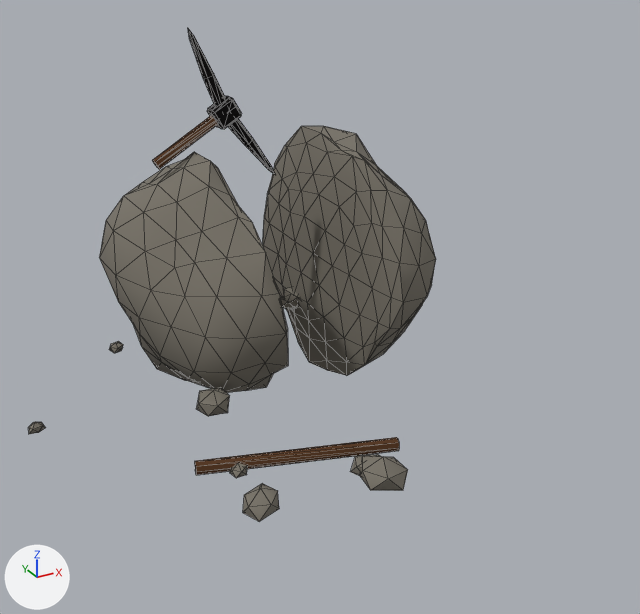
A saved change to the glTF model godot/assets/props/modelle/spitzhacke_fels_kaputt.glb.
Before and after are seen from a 50 mm camera at (-1.18, -2.48, 1.27) aimed at (-0.02, -0.38, 0.22). The axes (+X, +Y, +Z) are drawn at lower left. The lights are the same throughout. The picture after the commit comes second. Mesh edges are drawn as thin lines. Vertices at exactly the same position are counted once.

Objects in the first picture: 'spitzhacke_fels_kaputt'.
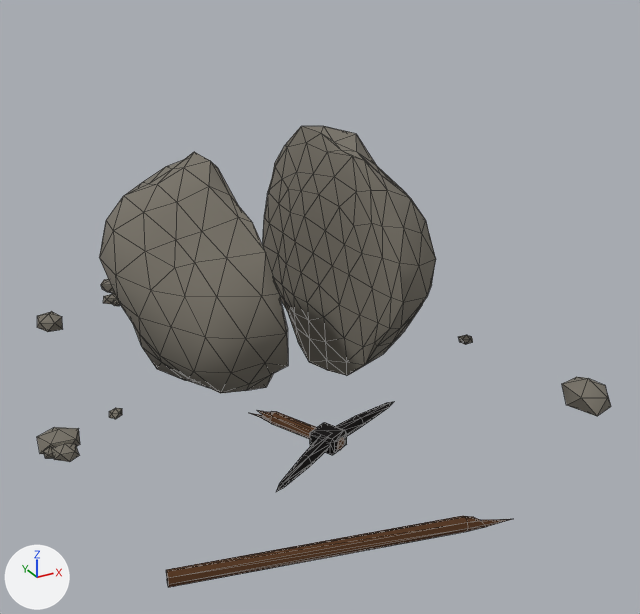
Where the change shows, as pixel boxes (x1, y1, x2, y2) in the pictures (640 x 614 px; the box of a moved part takes in the faces that stretch with it):
'spitzhacke_fels_kaputt', reshaped (41% wider, 6% shorter)
    before: (28, 29, 436, 522)
    after: (37, 126, 611, 587)
part 1 of me_spitzhacke_fels_kaputt, moved or reshaped
    before: (28, 422, 46, 434)
    after: (52, 443, 79, 462)
part 2 of me_spitzhacke_fels_kaputt, moved or reshaped (not visible before)
    after: (101, 279, 115, 294)
part 3 of me_spitzhacke_fels_kaputt, moved or reshaped
    before: (283, 287, 299, 306)
    after: (113, 299, 120, 306)
part 4 of me_spitzhacke_fels_kaputt, moved or reshaped
    before: (351, 454, 380, 476)
    after: (37, 427, 80, 454)
part 5 of me_spitzhacke_fels_kaputt, moved or reshaped
    before: (230, 463, 247, 478)
    after: (43, 447, 54, 458)
part 6 of me_spitzhacke_fels_kaputt, moved or reshaped (not visible afterwards)
    before: (360, 455, 408, 491)
part 7 of me_spitzhacke_fels_kaputt, moved or reshaped
    before: (243, 483, 279, 522)
    after: (109, 408, 122, 419)
part 8 of me_spitzhacke_fels_kaputt, moved or reshaped (not visible before)
    after: (37, 311, 63, 332)
part 9 of me_spitzhacke_fels_kaputt, moved or reshaped (not visible before)
    after: (103, 294, 117, 304)
part 10 of me_spitzhacke_fels_kaputt, moved or reshaped
    before: (280, 295, 297, 310)
    after: (562, 377, 611, 416)
part 11 of me_spitzhacke_fels_kaputt, moved or reshaped
    before: (228, 119, 275, 174)
    after: (276, 437, 329, 492)
part 12 of me_spitzhacke_fels_kaputt, moved or reshaped
    before: (188, 29, 225, 106)
    after: (336, 401, 394, 436)
part 13 of me_spitzhacke_fels_kaputt, moved or reshaped
    before: (207, 96, 241, 129)
    after: (310, 422, 347, 455)
part 14 of me_spitzhacke_fels_kaputt, added (brown)
    after: (250, 410, 345, 450)
part 15 of me_spitzhacke_fels_kaputt, added (brown)
    after: (166, 516, 512, 587)
part 16 of me_spitzhacke_fels_kaputt, deleted (brown)
    before: (152, 116, 218, 169)
part 17 of me_spitzhacke_fels_kaputt, moved or reshaped (not visible afterwards)
    before: (109, 341, 399, 475)
part 18 of me_spitzhacke_fels_kaputt, moved or reshaped (not visible before)
    after: (458, 335, 473, 344)

Diff of the bpy script that builds the scene:
```diff
--- a/godot/assets/props/modelle/spitzhacke_fels_kaputt.glb.py
+++ b/godot/assets/props/modelle/spitzhacke_fels_kaputt.glb.py
@@ me_spitzhacke_fels_kaputt @@
-me_spitzhacke_fels_kaputt.from_pydata(...)  # 586 vertices, 1088 faces; spans x -0.87..0.48, y -1.01..0.68, z -0.18..0.98
+me_spitzhacke_fels_kaputt.from_pydata(...)  # 636 vertices, 1188 faces; spans x -0.87..0.79, y -1.24..0.61, z -0.18..0.63
+# me_spitzhacke_fels_kaputt part 1: the loose piece of 12 vertices spanning x -0.87..-0.83, y -0.32..-0.28, z -0.01..0.03 is turned -87.1 degrees about the z axis through its middle and scaled by 1.54, then moved by (0.04, -0.17, 0.01)
+# me_spitzhacke_fels_kaputt part 2: the loose piece of 12 vertices spanning x -0.03..0.09, y 0.39..0.5, z -0.02..0.07 is scaled about its middle by (0.696, 0.698, 0.672), then moved by (-0.41, 0.13, -0.01)
+# me_spitzhacke_fels_kaputt part 3: the loose piece of 12 vertices spanning x 0.11..0.25, y 0.04..0.19, z -0.03..0.08 is scaled about its middle by (-0.216, -0.252, 0.245), then moved by (-0.59, 0.32, -0.02)
+# me_spitzhacke_fels_kaputt part 4: the loose piece of 12 vertices spanning x -0.21..-0.12, y -0.95..-0.87, z -0.02..0.05 is scaled about its middle by (-1.17, -1.05, 1.08), then moved by (-0.65, 0.49, 0.0)
+# me_spitzhacke_fels_kaputt part 5: the loose piece of 12 vertices spanning x -0.48..-0.43, y -0.77..-0.72, z -0.01..0.03 is scaled about its middle by (-0.872, -0.936, 0.926), then moved by (-0.39, 0.3, 0.0)
+# me_spitzhacke_fels_kaputt part 6: the loose piece of 12 vertices spanning x -0.21..-0.1, y -1.01..-0.89, z -0.01..0.07 is scaled about its middle by (0.466, 0.435, 0.459), then moved by (0.92, 1.17, -0.02)
+# me_spitzhacke_fels_kaputt part 7: the loose piece of 12 vertices spanning x -0.52..-0.42, y -0.95..-0.86, z -0.02..0.06 is scaled about its middle by (0.389, 0.416, 0.411), then moved by (-0.17, 0.58, -0.01)
+# me_spitzhacke_fels_kaputt part 8: the loose piece of 12 vertices spanning x -0.31..-0.2, y 0.59..0.68, z -0.01..0.06 is turned -66.6 degrees about the z axis through its middle and scaled by 0.885, then moved by (-0.41, -0.29, 0.0)
+# me_spitzhacke_fels_kaputt part 9: the loose piece of 12 vertices spanning x 0.25..0.35, y 0.39..0.47, z -0.02..0.05 is turned 20.8 degrees about the z axis through its middle and scaled by 0.656, then moved by (-0.71, 0.03, -0.01)
+# me_spitzhacke_fels_kaputt part 10: the loose piece of 12 vertices spanning x 0.09..0.18, y 0.08..0.15, z -0.02..0.05 is turned 126.3 degrees about the z axis through its middle and scaled by 1.7, then moved by (0.41, -1.03, 0.01)
+# me_spitzhacke_fels_kaputt part 11: the loose piece of 19 vertices spanning x -0.16..0.03, y -0.02..0.02, z 0.52..0.75 is multiplied about its middle by the matrix ((-0.935, 0.008, 0.334), (0.334, 0.003, 0.935), (0.007, 0.993, -0.005)), then moved by (-0.24, -0.82, -0.61)
+# me_spitzhacke_fels_kaputt part 12: the loose piece of 19 vertices spanning x -0.24..-0.12, y -0.02..0.02, z 0.73..0.98 is multiplied about its middle by the matrix ((-0.646, 0.005, 0.776), (0.775, -0.034, 0.646), (0.03, 1.009, 0.018)), then moved by (0.1, -0.71, -0.83)
+# me_spitzhacke_fels_kaputt part 13: the loose piece of 24 vertices spanning x -0.19..-0.09, y -0.03..0.03, z 0.69..0.78 is multiplied about its middle by the matrix ((0.819, 0.0, -0.574), (-0.574, 0.0, -0.819), (0.0, 1.0, 0.0)), then moved by (-0.06, -0.75, -0.71)
+# me_spitzhacke_fels_kaputt part 14: a new loose piece of 41 vertices spanning x -0.32..-0.17, y -0.79..-0.5, z 0.01..0.04, in mat_holz (brown #533216)
+# me_spitzhacke_fels_kaputt part 15: a new loose piece of 41 vertices spanning x -0.75..0.01, y -1.24..-1.03, z 0.0..0.04, in mat_holz (brown #533216)
+# me_spitzhacke_fels_kaputt part 16: the loose piece of 16 vertices spanning x -0.37..-0.1, y -0.02..0.02, z 0.59..0.77 is deleted
+# me_spitzhacke_fels_kaputt part 17: 21 vertices moved from x -0.53..-0.34, y -0.48..0.1, z -0.02..0.06 to x -0.34..-0.06, y -0.18..0.02, z -0.02..0.08; 19 vertices removed from x -0.56..-0.04, y -0.87..0.09, z 0.0..0.04; 3 vertices added at x -0.06..-0.03, y -0.14..-0.06, z 0.0..0.05
+# me_spitzhacke_fels_kaputt part 18: 12 vertices moved from x 0.28..0.38, y -0.14..-0.02, z -0.02..0.07 to x 0.48..0.52, y -0.44..-0.4, z -0.01..0.03
+# other edits to the shape of me_spitzhacke_fels_kaputt do not show in these pictures
 me_spitzhacke_fels_kaputt.materials.append(mat_stein)
```
